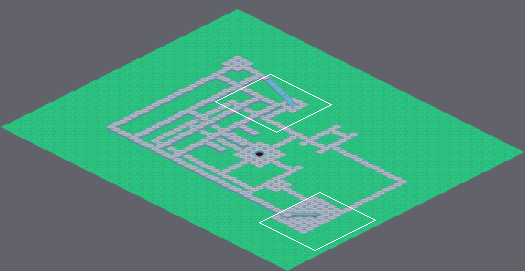
One commit to this Tiled map: areas/tag.tmx. Above: a wide view before the commit, with the close-up outlined.
Close-up. Earlier state:
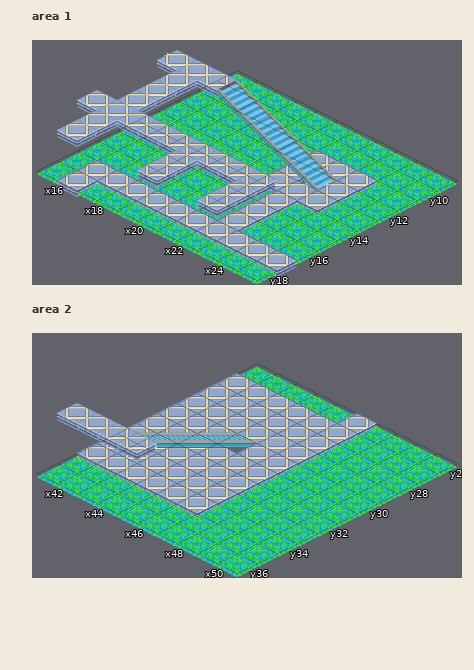
Cells are 64x32 px. Isometric: x runs down to the right, y down to the left. Shown: area 1 x 15..25, y 9..18; area 2 x 41..50, y 26..36. Layer "Floor" is drawn 0,-48 px off the grid. Layer "Tile Layer 2" is drawn 0,-64 px off the grid. Layer "Tile Layer 3" is drawn 0,-80 px off the grid. Layer "Tile Layer 8" is drawn 0,-16 px off the grid. Layer "Tile Layer 9" is drawn 0,-32 px off the grid.
The same view after the edit:
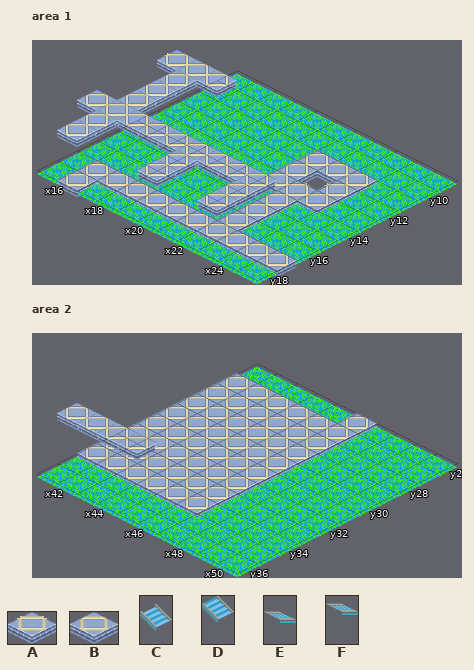
Key: from "AlphaAreaTileset": A 6, B 7; from "BN3 remake full": C 281 "Stairs", D 283 "Stairs", E 440 "Stairs", F 441 "Stairs".
_ is an empty cell.
Tiles replaced or removed in this view: B, C, D, E, F.
The edit:
Changed rows in their new state; . is an unchanged cell.
Layer "Tile Layer 7", area 1:
first column x 22:
12 _
Layer "Tile Layer 8", area 1:
first column x 21:
12 _
Layer "Tile Layer 9", area 1:
first column x 20:
12 _
Layer "Floor", area 1:
first column x 19:
12 _
Layer "Tile Layer 2", area 1:
first column x 18:
12 _
Layer "Tile Layer 3", area 1:
first column x 18:
12 _
Layer "Tile Layer 7", area 2:
first column x 43:
29 .AA
30 AAA
31 ..A
Layer "Tile Layer 8", area 2:
first column x 44:
31 _
Layer "Tile Layer 9", area 2:
first column x 44:
32 _
Layer "Floor", area 2:
first column x 44:
33 _
Layer "Tile Layer 2", area 2:
first column x 44:
34 _
Layer "Tile Layer 3", area 2:
first column x 44:
34 _
Pixel boxes of the changes (left, top, right, bottom) in both close-ups:
removed: (217, 80, 337, 190)
changed: (137, 426, 288, 459)
